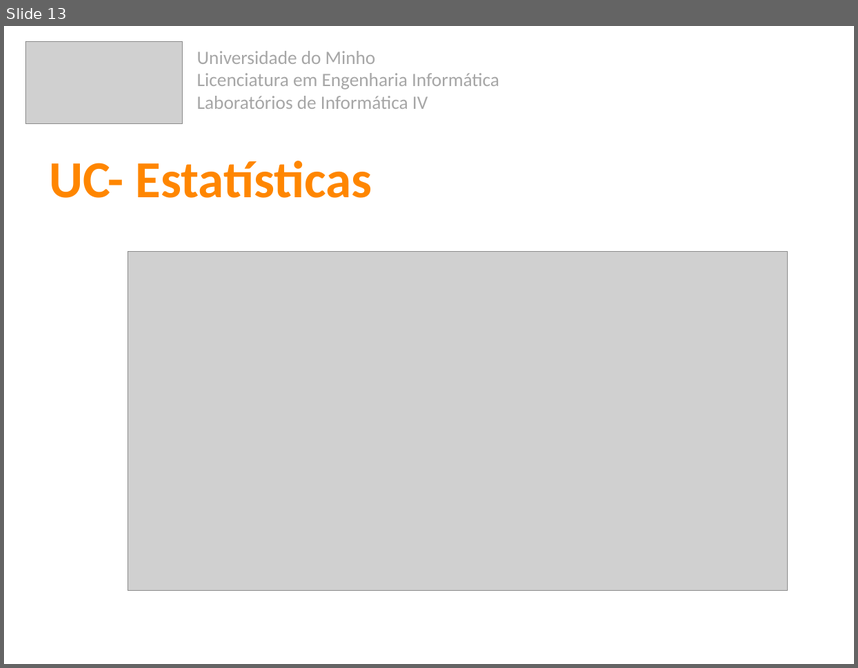
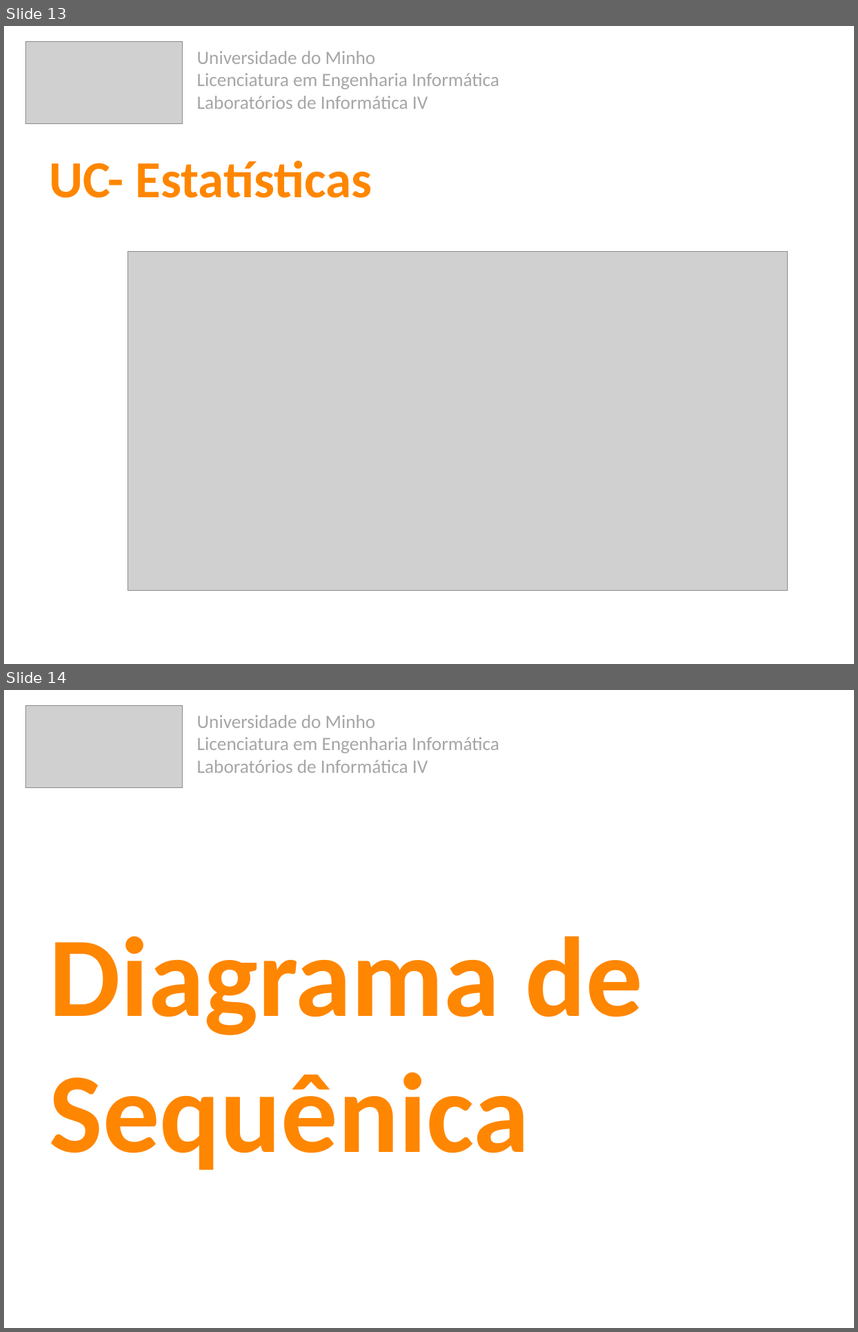
Before and after one commit to 7patricia/Aprende-com-os-Minions, a slide deck: 2ª Fase/Aprsentação_Fase2.pptx. Shown one above the other, each under a label of ours: slide 13 before the commit, slides 13 and 14 after it. The pictures are 858x668 and 858x1332 pixels, drawn with LibreOffice and Linux fonts; fonts in the diff are those of the drawing; grey boxes stand for pictures. Boxes give left, top, right and bottom in pixels: in the first picture for what was removed or moved away, otherwise in the second. Text is boxed around its words. In the diff, an @@ line names an element or a change of style, - is before the commit and + after.

```diff
--- a/2ª Fase/Aprsentação_Fase2.pptx
+++ b/2ª Fase/Aprsentação_Fase2.pptx
@@ slide 14 added at bbox=[4, 690, 854, 1328], background #FFFFFF @@
@@ picture added at bbox=[26, 705, 183, 788] @@
@@ text added at bbox=[197, 715, 499, 773], 16 pt, text #A6A6A6 @@
+Universidade do Minho
+Licenciatura em Engenharia Informática
+Laboratórios de Informática IV
@@ title added at bbox=[50, 936, 644, 1170], 96 pt, text #FF8600, bold @@
+Diagrama de Sequênica
```
Also in this commit, not shown: 4 slides changed, 3 other slides added.
